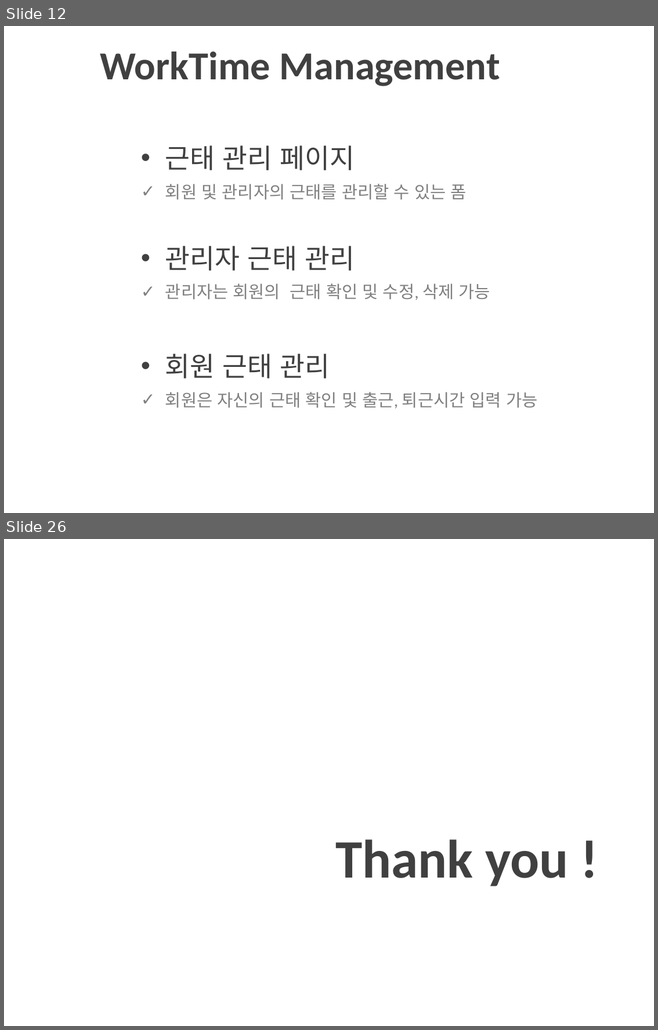
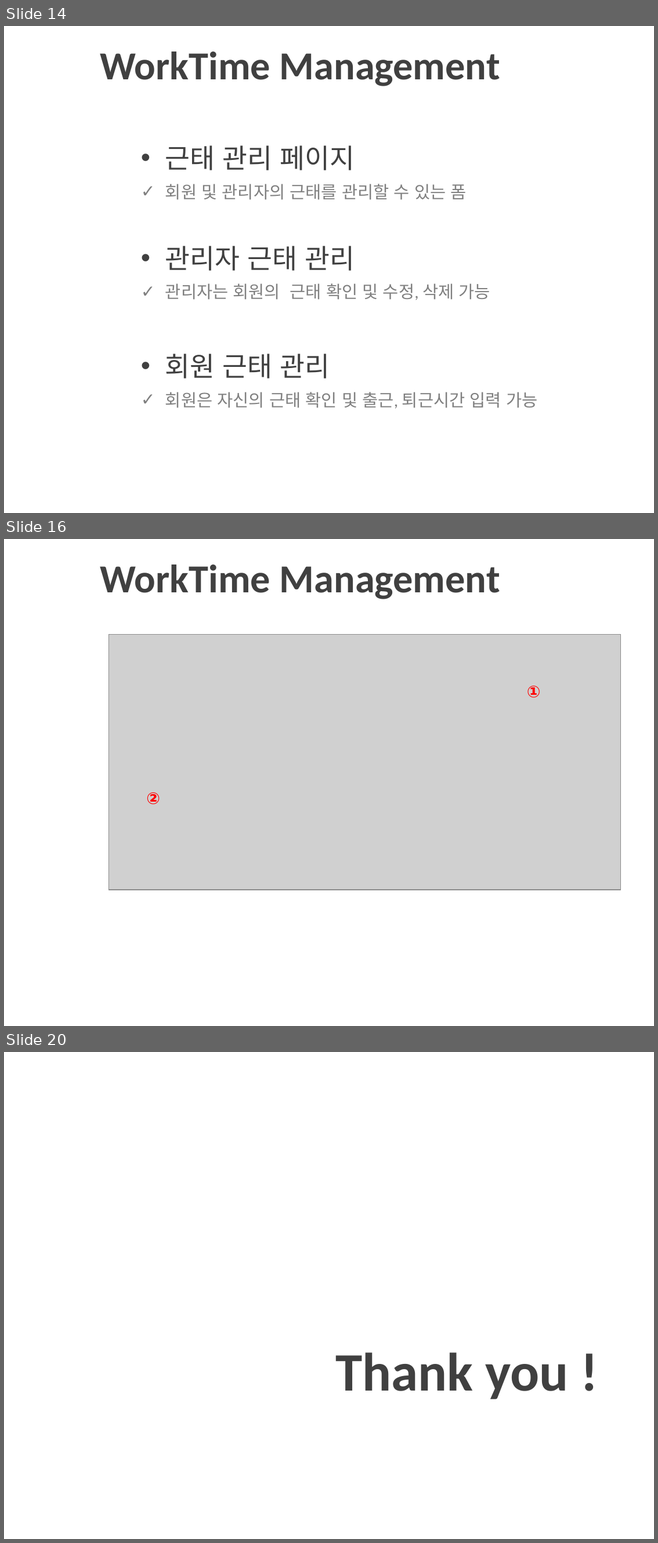
Before and after one commit to itbanked/H_Project, a slide deck: Info/AprilProject_PPT.pptx. Shown one above the other, each under a label of ours: slides 12 and 26 before the commit, slides 14, 16 and 20 after it; the slides between them are not shown. The pictures are 658x1030 and 658x1543 pixels, drawn with LibreOffice and Linux fonts; fonts in the diff are those of the drawing; grey boxes stand for pictures; background and template pictures are left out. Boxes give left, top, right and bottom in pixels: in the first picture for what was removed or moved away, otherwise in the second. Text is boxed around its words. In the diff, an @@ line names an element or a change of style, - is before the commit and + after.

```diff
--- a/Info/AprilProject_PPT.pptx
+++ b/Info/AprilProject_PPT.pptx
@@ slide 16 added at (x1=4, y1=539, x2=654, y2=1026), background picture (left out) @@
@@ title added at (x1=100, y1=565, x2=500, y2=599), 44 pt, text #404040, bold @@
+WorkTime Management
@@ picture added at (x1=108, y1=635, x2=620, y2=890) @@
@@ text added at (x1=527, y1=686, x2=540, y2=698), 18 pt, text #FF0000, bold @@
+①
@@ text added at (x1=146, y1=792, x2=160, y2=805), 18 pt, text #FF0000, bold @@
+②
@@ what was slide 12 is now slide 14 @@
@@ what was slide 26 is now slide 20 @@
```
Also in this commit, not shown: 7 slides changed, 5 other slides added, 12 slides removed, 2 other files.
